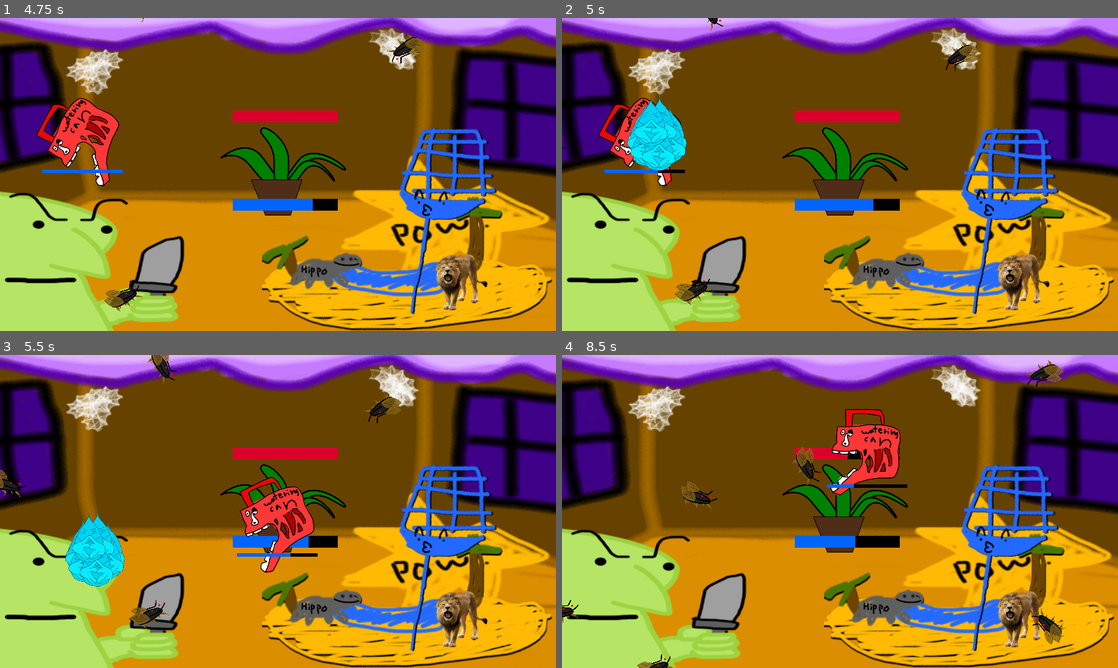
Above: before the commit, frames 1-4 (two rows, left to right).
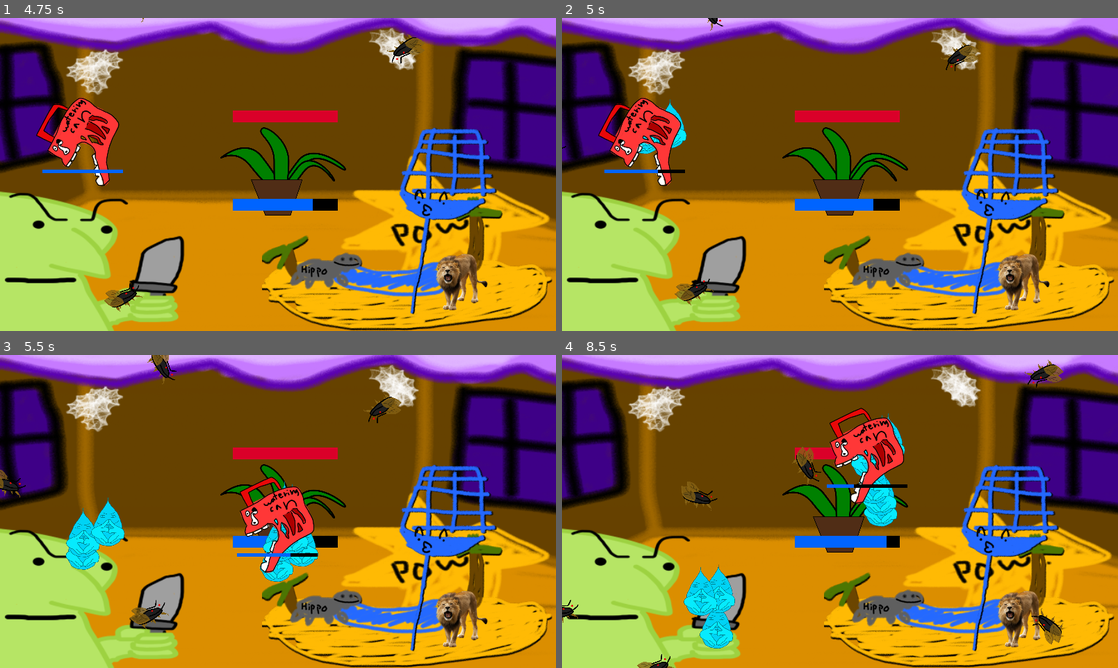
Above: after the commit, the same moments.

Repository: micycle8778/micheals-mansion
Game: Godot game, scene res://world/world.tscn
The game is run twice, just before and just after one commit, with the same random seed, the same clock (stepped at 60 frames per second) and the same inputs.
Inputs (mouse positions are in pixels of both pictures, inside the frame that each line leads up to):
- Up to frame 1 (4.75 s): tap Enter at 0.5, 2 s; move the mouse to (139, 212) at 0.52 s; press the mouse at (139, 212) at 0.53 s; tap Space at 1.25 s; move the mouse to (417, 230) at 1.27 s; release the mouse at (417, 230) at 1.28 s; right-click (417, 230) at 1.35 s; click (417, 230) at 1.55 s; move the mouse to (333, 105) at 2.02 s; press the mouse at (333, 105) at 2.03 s; move the mouse to (250, 237) at 2.77 s; release the mouse at (250, 237) at 2.78 s; click (250, 237) at 2.85 s; move the mouse to (444, 221) at 3.52 s; hold Right mouse button (drop_tool) 3.53-4.28 s; click (444, 221) at 3.8 s; move the mouse to (111, 127) at 4.27 s; click (111, 127) at 4.35 s
- Up to frame 2 (5 s): no input
- Up to frame 3 (5.5 s): move the mouse to (305, 511) at 5.02 s; press the mouse at (305, 511) at 5.03 s
- Up to frame 4 (8.5 s): move the mouse to (756, 433) at 5.77 s; release the mouse at (756, 433) at 5.78 s; right-click (756, 433) at 5.85 s; click (756, 433) at 6.05 s; move the mouse to (962, 495) at 6.52 s; press the mouse at (962, 495) at 6.53 s; move the mouse to (728, 527) at 7.27 s; release the mouse at (728, 527) at 7.28 s; click (728, 527) at 7.35 s; move the mouse to (895, 442) at 8.02 s; hold Right mouse button (drop_tool) from 8.03 s (still down); click (895, 442) at 8.3 s

Frame 1 is identical in both runs. In frame 2, 1.6% of the frame differs, in the area x 11-23%, y 24-49%; in frame 3, 2.3%; in frame 4, 4.3%, in the area x 21-62%, y 16-94%.

Commit message:
actually fix bug with tools

Diff:
--- a/tool/tool.gd
+++ b/tool/tool.gd
@@ -5,19 +5,20 @@
 signal dropped
 signal used
 
-static var tool_held := false
+static var held_tool: Tool
 
 var in_use := false:
 	set(v):
-		if v and tool_held:
+		if v and held_tool != null:
 			return
 
 		in_use = v
-		tool_held = v
 		if v:
+			held_tool = self
 			picked_up.emit()
 			Input.mouse_mode = Input.MOUSE_MODE_CONFINED_HIDDEN
 		else:
+			held_tool = null
 			dropped.emit()
 			Input.mouse_mode = Input.MOUSE_MODE_CONFINED
 
@@ -29,6 +30,8 @@
 
 func _input_event(_viewport: Viewport, event: InputEvent, _shape_idx: int) -> void:
 	if event.is_action_pressed("use_tool"):
+		get_viewport().set_input_as_handled()
+
 		if in_use:
 			used.emit()
 		else:
--- a/water_drop/water_drop.tscn
+++ b/water_drop/water_drop.tscn
@@ -7,6 +7,8 @@
 size = Vector2(93, 118)
 
 [node name="WaterDrop" type="Area2D"]
+z_index = -50
+z_as_relative = false
 script = ExtResource("1_bh44x")
 
 [node name="WaterDropathan" type="Sprite2D" parent="."]
--- a/watercan/watercan.gd
+++ b/watercan/watercan.gd
@@ -3,7 +3,7 @@
 
 static var instance: Watercan
 
-@export var water_count := 10
+@export var water_count := 4
 @export var max_contained_water := 3
 @export var water_scene: PackedScene
 
@@ -38,6 +38,7 @@
 			(Vector2.RIGHT.rotated(randf() * 2 * PI) * 30)
 
 		get_tree().current_scene.add_child(water)
+		await get_tree().create_timer(.05).timeout
 
 func _on_tool_used() -> void:
 	if contained_water >= 1:
--- a/watercan/watercan.tscn
+++ b/watercan/watercan.tscn
@@ -124,6 +124,7 @@
 
 [node name="Watercan" type="Area2D"]
 script = ExtResource("1_p7hrf")
+water_count = 10
 water_scene = ExtResource("2_napvh")
 
 [node name="Watercan" type="Sprite2D" parent="."]
--- a/world/world.gd
+++ b/world/world.gd
@@ -26,15 +26,18 @@
 			insect.position = spawn_pos
 			add_child(insect)
 
-		spawn_timer = max(spawn_timer - spawn_ramp, minimum_spawn_timer)
+		spawn_timer = maxf(spawn_timer - spawn_ramp, minimum_spawn_timer)
+
+func _unhandled_input(event: InputEvent) -> void:
+	if event is InputEventMouseButton:
+		#print("unhandled event: ", event)
+		pass
 
 func _ready() -> void:
 	level_started_msec = Time.get_ticks_msec()
 
 	spawning_coroutine()
 
-	# waiting a frame fixes weird input bug?????
-	await get_tree().process_frame
 	Input.mouse_mode = Input.MOUSE_MODE_CONFINED
 
 func _on_plant_died(reason: Plant.DeathReason) -> void:
